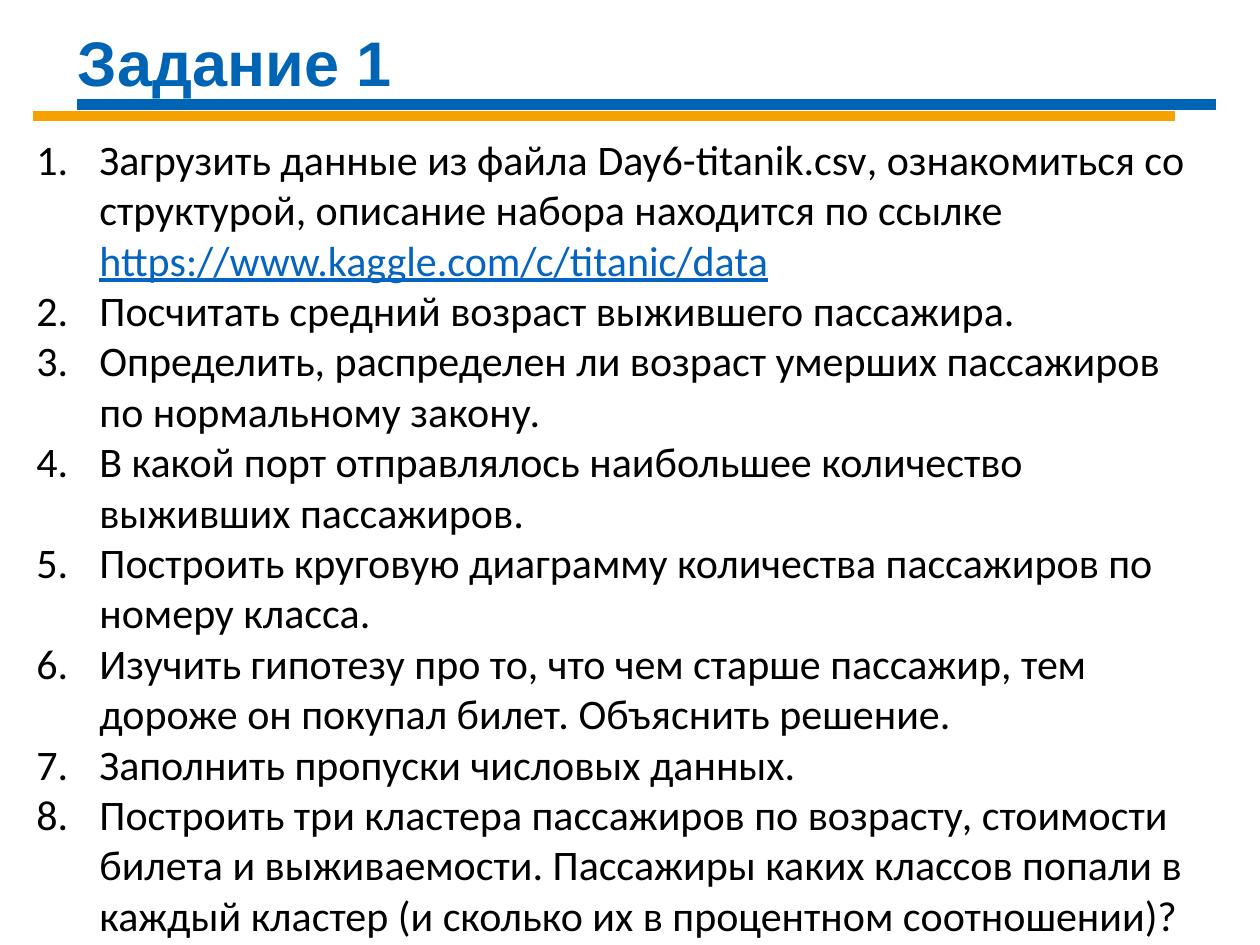
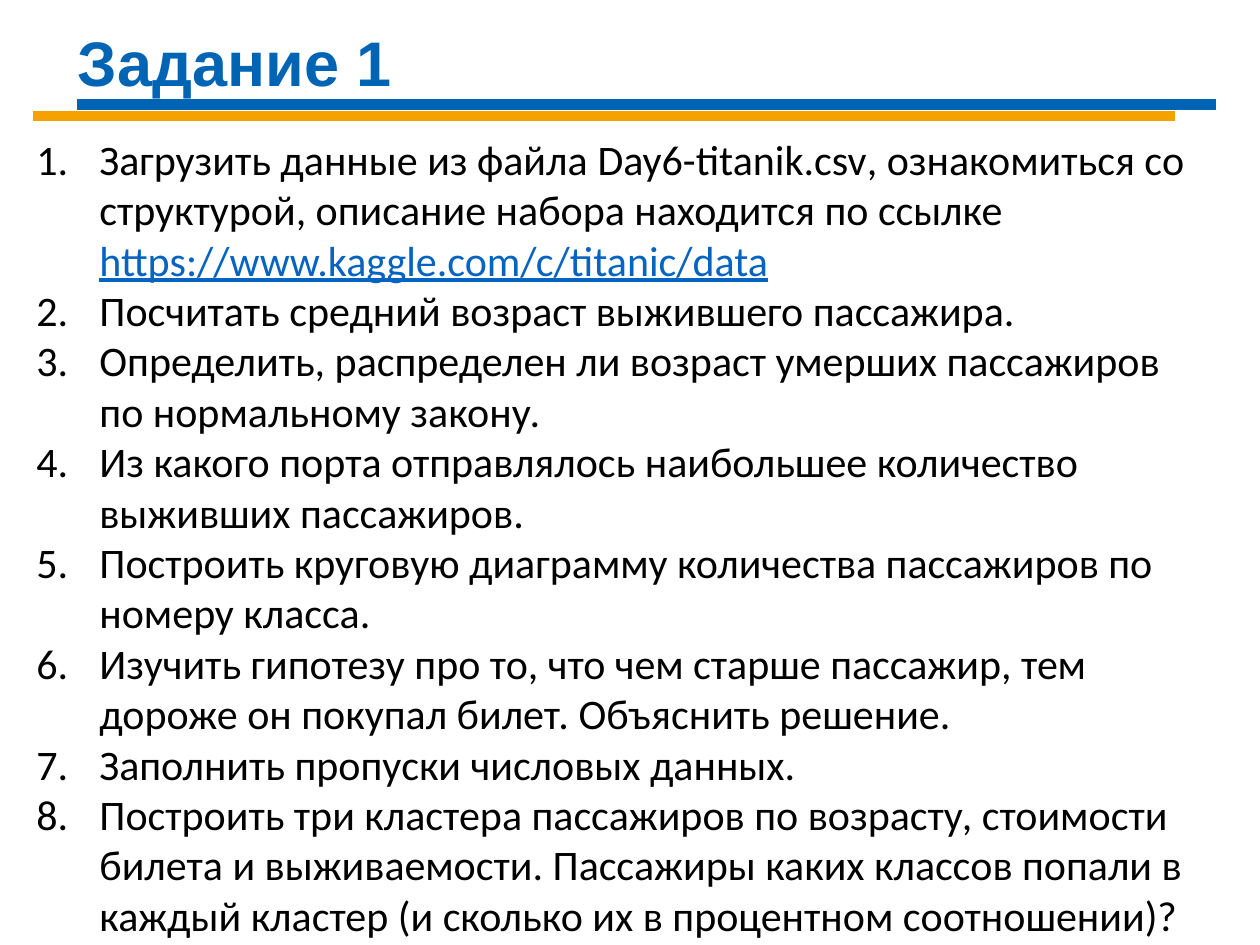
Before and after one commit to Demolis/Infopulse, a slide deck: slide 3 of DS_Sat_2020/DS-Day-06 R.pptx. Drawn at 1260x945 pixels with LibreOffice and Linux fonts; fonts in the diff are those of the drawing. Boxes give left, top, right and bottom in pixels: in the first picture for what was removed or moved away, otherwise in the second. Text is boxed around its words. In the diff, an @@ line names an element or a change of style, - is before the commit and + after.

```diff
--- a/DS_Sat_2020/DS-Day-06 R.pptx
+++ b/DS_Sat_2020/DS-Day-06 R.pptx
@@ text at (99, 448, 1078, 535): text changed @@
-4. В какой порт отправлялось наибольшее количество выживших пассажиров.
+4. Из какого порта отправлялось наибольшее количество выживших пассажиров.
```
Also in this commit, not shown: 4 other files.
